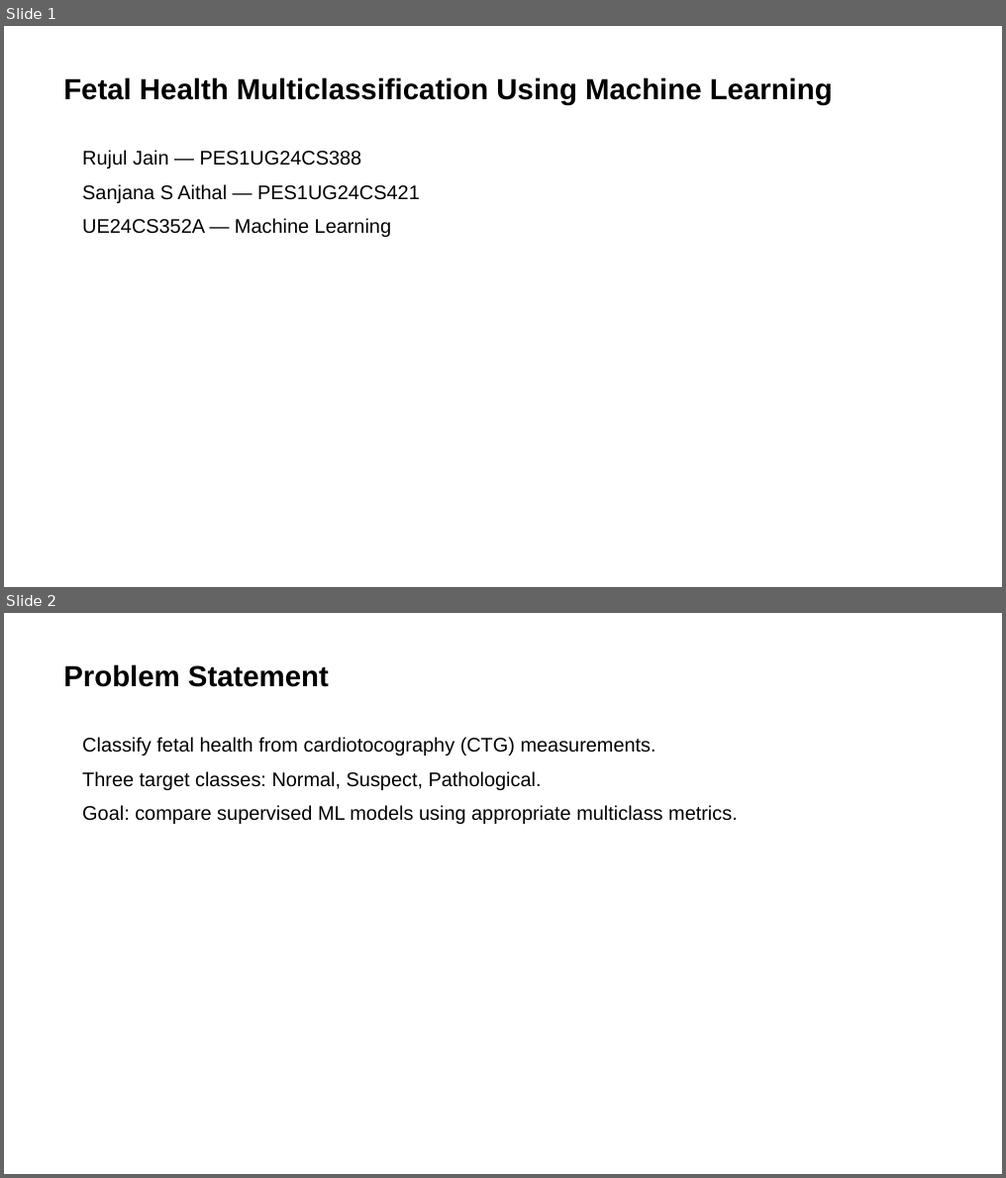
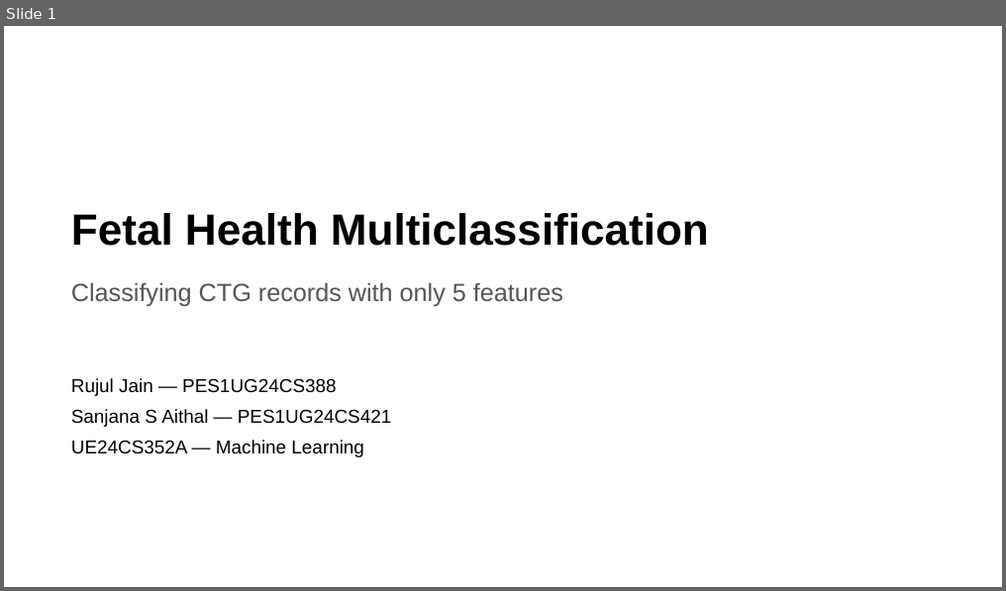
Before and after one commit to rujul-rj/Fetal-Health-Multiclassification, a slide deck: presentation/Fetal_Health_Multiclassification_Presentation.pptx. Shown one above the other, each under a label of ours: slides 1 and 2 before the commit, slide 1 after it. The pictures are 1006x1178 and 1006x591 pixels, drawn with LibreOffice and Linux fonts; fonts in the diff are those of the drawing. Boxes give left, top, right and bottom in pixels: in the first picture for what was removed or moved away, otherwise in the second. Text is boxed around its words. In the diff, an @@ line names an element or a change of style, - is before the commit and + after.

```diff
--- a/presentation/Fetal_Health_Multiclassification_Presentation.pptx
+++ b/presentation/Fetal_Health_Multiclassification_Presentation.pptx
@@ slide 2 removed at (x1=4, y1=613, x2=1002, y2=1174), background #FFFFFF @@
@@ text removed at (x1=63, y1=664, x2=329, y2=687) @@
-Problem Statement
@@ text removed at (x1=82, y1=737, x2=738, y2=824) @@
-Classify fetal health from cardiotocography (CTG) measurements.
-Three target classes: Normal, Suspect, Pathological.
-Goal: compare supervised ML models using appropriate multiclass metrics.
@@ slide 1 changed as well @@
@@ text at (x1=71, y1=213, x2=709, y2=246): text changed; size 28 to 42 pt @@
-Fetal Health Multiclassification Using Machine Learning
+Fetal Health Multiclassification
@@ text added at (x1=71, y1=282, x2=563, y2=306), 24 pt, text #555555 @@
+Classifying CTG records with only 5 features
@@ text "Rujul Jain — PES1UG24CS388" moved from (x1=82, y1=150, x2=420, y2=237) to (x1=71, y1=378, x2=391, y2=458) @@
@@ text "Rujul Jain — PES1UG24CS388" at (x1=71, y1=378, x2=391, y2=458): size 19 to 18 pt; less space between paragraphs @@
```
Also in this commit, not shown: 1 other slide changed, 9 slides added, 7 other slides removed, 35 other files.
